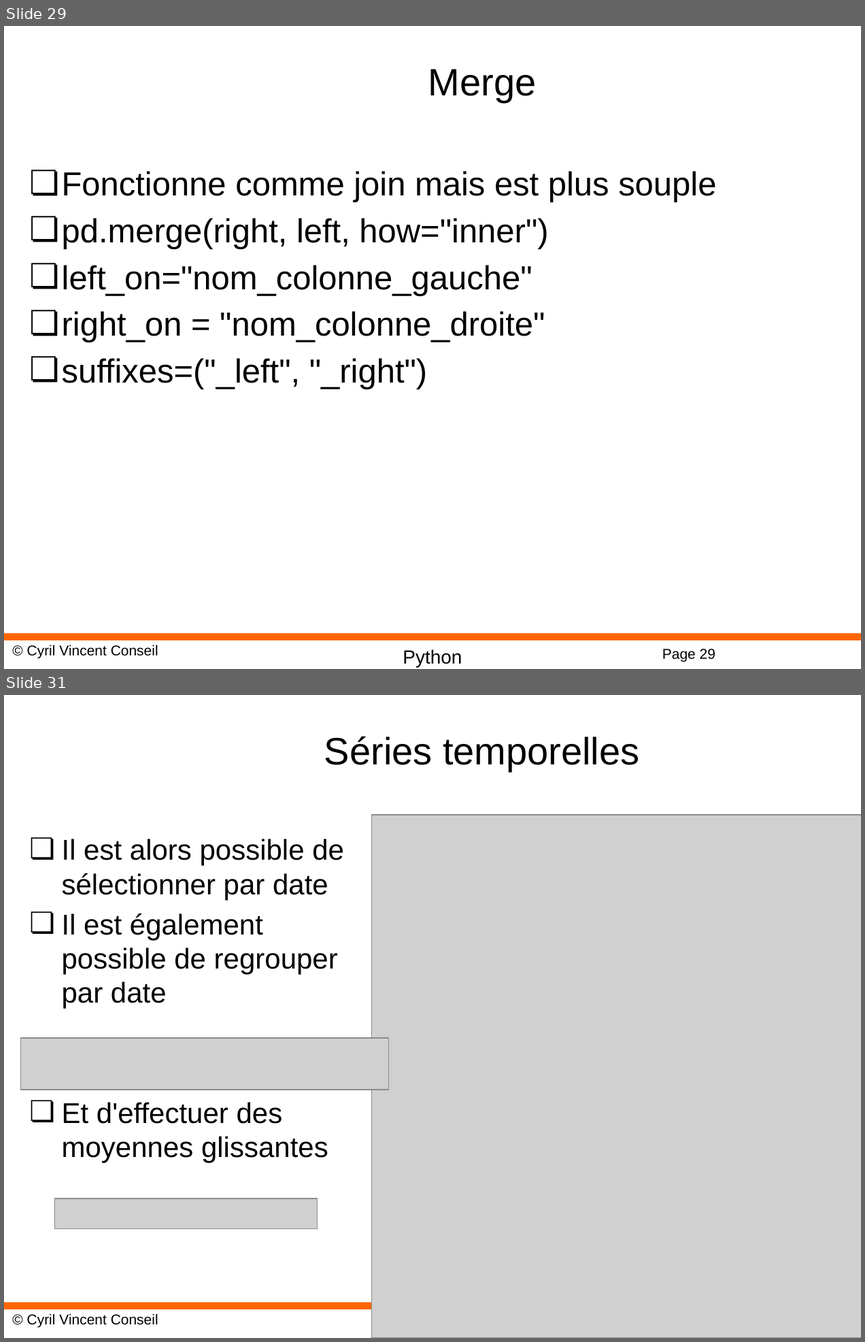
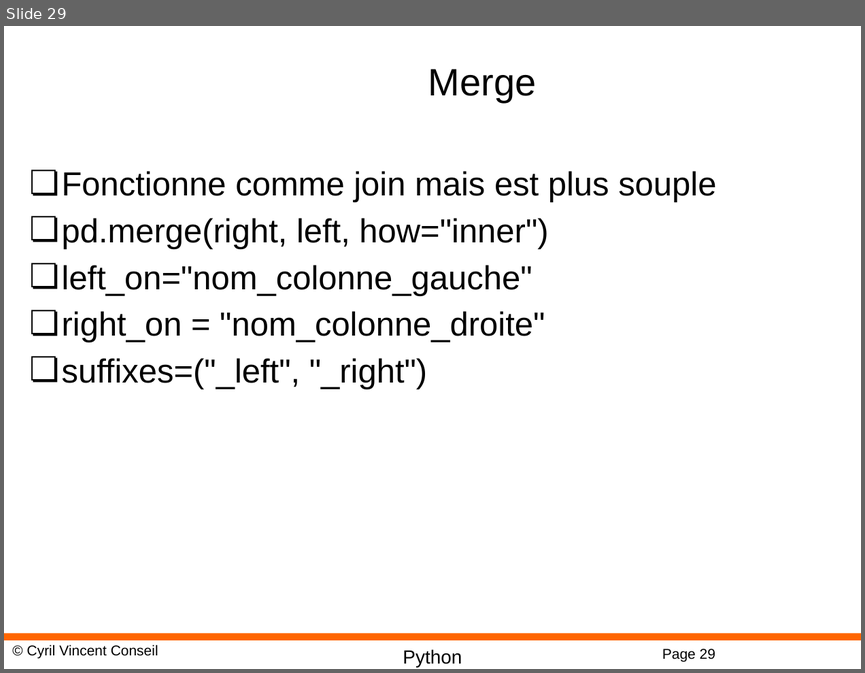
Before and after one commit to cyrilvincent/datascience, a slide deck: ppt/Datascience11-Pandas.pptx. Shown one above the other, each under a label of ours: slides 29 and 31 before the commit, slide 29 after it; the slides between them are not shown. The pictures are 865x1342 and 865x673 pixels, drawn with LibreOffice and Linux fonts; fonts in the diff are those of the drawing; grey boxes stand for pictures; background and template pictures are left out. Boxes give left, top, right and bottom in pixels: in the first picture for what was removed or moved away, otherwise in the second. Text is boxed around its words. In the diff, an @@ line names an element or a change of style, - is before the commit and + after.

```diff
--- a/ppt/Datascience11-Pandas.pptx
+++ b/ppt/Datascience11-Pandas.pptx
@@ slide 31 removed at [4, 695, 861, 1338], background #FFFFFF; not listed: 3 template elements that a slide beside it also shows @@
@@ title removed at [324, 736, 639, 772] @@
-Séries temporelles
@@ picture removed at [372, 815, 861, 1338] @@
@@ text removed at [62, 838, 344, 1163] @@
-❏ Il est alors possible de sélectionner par date
-❏ Il est également possible de regrouper par date
-❏ Et d'effectuer des moyennes glissantes
@@ picture removed at [21, 1038, 389, 1089] @@
@@ picture removed at [54, 1198, 317, 1228] @@
```
Also in this commit, not shown: 1 other slide removed, 3 other files.
